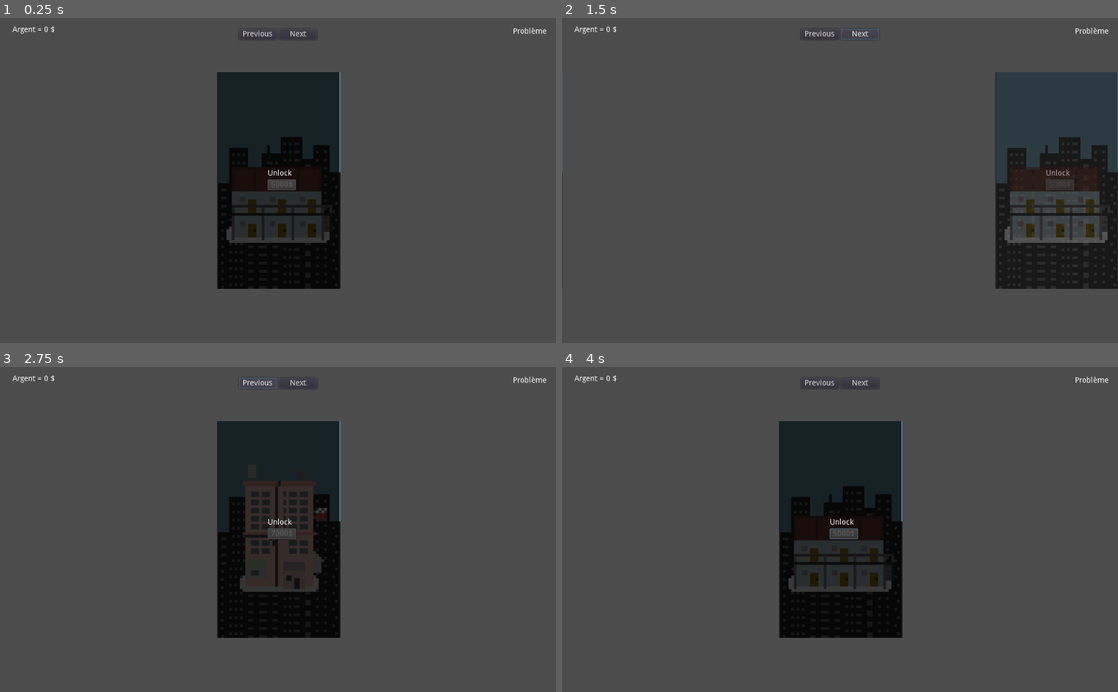
Above: before the commit, frames 1-4 (two rows, left to right).
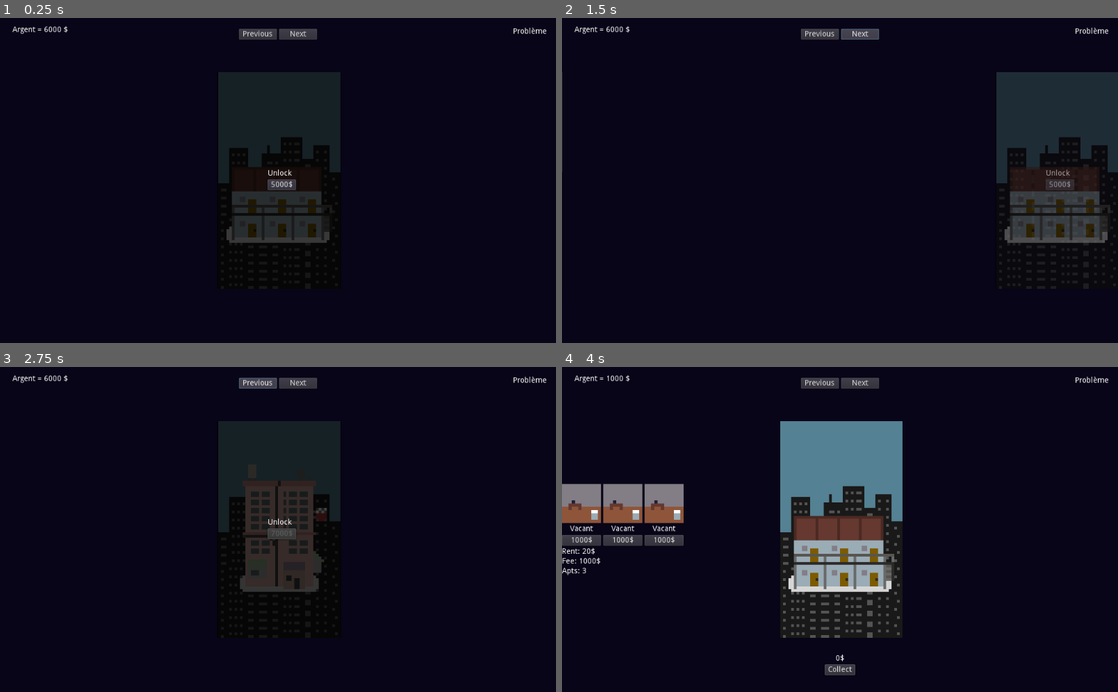
Above: after the commit, the same moments.

Repository: Nellousan/JAM-FEB-2022
Game: Godot game, scene res://scenes/main/main.tscn
Two runs of this game, one before a commit and one after it. Both use one fixed random seed, a clock stepped at 60 frames per second and the inputs below.
Inputs (mouse positions are in pixels of both pictures, inside the frame that each line leads up to):
- Up to frame 1 (0.25 s): no input
- Up to frame 2 (1.5 s): click "Next" at 0.5 s; click "Next" at 1.25 s
- Up to frame 3 (2.75 s): click "Previous" at 2 s
- Up to frame 4 (4 s): tap Enter at 2.75 s; click (845, 532) at 3.5 s, where only the run after the commit has a clickable "5000$"

The runs differ from the first frame. In frame 1, 85% of the frame differs, in the area x 0-100%, y 0-100%; in frame 2, 85%; in frame 3, 85%; in frame 4, 94%.

Commit message:
feat(appart): lolz

Diff:
--- a/scenes/appart/Tenant.gd
+++ b/scenes/appart/Tenant.gd
@@ -2,13 +2,12 @@
 
 var is_vacant = true
 
-onready var appart = get_parent().get_parent().get_parent()
+onready var appart = get_parent().get_parent().get_parent().get_parent()
 
 func _ready():
-	var interior = load("res://scenes/appart/sprites/interior01.png")
-	$Background.texture = interior
+	$Background.texture = appart.interior_texture
 	$Label.text = "Vacant"
-	$Button.set_price(appart.appart_rent * 3)
+	$Button.set_price(appart.buy_price / 5)
 # warning-ignore:return_value_discarded
 	$Button.connect("pressed", self, "find_tenant")
 
@@ -20,11 +19,12 @@
 	$Label.text = "Searching"
 	$Button.text = "..."
 	$Button.disabled = true
-	get_node("/root/main").earn_money(-appart.appart_rent * 3)
+	get_node("/root/main").earn_money(-appart.buy_price / 5)
 	$Button.disconnect("pressed", self, "find_tenant")
 
 func tenant_found():
-	var tenant = load("res://scenes/appart/sprites/tenant01.png")
+
+	var tenant = load("res://scenes/appart/sprites/tenant0" + String(randi() % 2 + 1) + ".png")
 	$Background/TenantTexture.texture = tenant
 	$Label.text = "Occupied"
 	$Button.text = "Expel"
--- a/scenes/appart/appart.gd
+++ b/scenes/appart/appart.gd
@@ -17,27 +17,33 @@
 var money_to_harvest = 0
 var owned = false
 
+var interior_texture
+
 func _ready():
 # warning-ignore:return_value_discarded
 	$Center/CenterContainer/VBoxContainer/Button.connect("pressed", self, "harvest_money")
 
-func init_appart(_buy_price, _appart_count, _appart_rent, _tenant_find_ticks, foreground_image_path):
+func init_appart(_buy_price, _appart_count, _appart_rent, _tenant_find_ticks, foreground_image_path, interior_image_path):
 	buy_price = _buy_price
 	appart_count = _appart_count
 	appart_rent = _appart_rent
 	tenant_find_ticks = _tenant_find_ticks
 	var foreground_image = load(foreground_image_path)
 	foreground.texture = foreground_image
+	interior_texture = load(interior_image_path)
 	var tenant_scene = load("res://scenes/appart/Tenant.tscn")
 # warning-ignore:unused_variable
 	for i in range(appart_count):
 		var new_tenant = tenant_scene.instance()
-		$LeftPanel/HBoxContainer.add_child(new_tenant)
+		$LeftPanel/VBoxContainer/HBoxContainer.add_child(new_tenant)
 		tenants.append(new_tenant)
 	get_node("../../Timer").connect("timeout", self, "timer_ticks")
 	var buy_button = $Center/BuyInterface/VBoxContainer/Button
 	buy_button.set_price(buy_price)
 	buy_button.connect("pressed", self, "buy_appart")
+	$LeftPanel/VBoxContainer/VBoxContainer/Income.text = "Rent: " + String(appart_rent) + "$"
+	$LeftPanel/VBoxContainer/VBoxContainer/Fee.text = "Fee: " + String(buy_price / 5) + "$"
+	$LeftPanel/VBoxContainer/VBoxContainer/Apartments.text = "Apts: " + String(appart_count)
 
 func show_panels():
 	left_panel.show()
@@ -62,3 +68,6 @@
 	$LeftPanel.visible = true
 	$RightPanel.visible = true
 	get_node("/root/main").gold -= buy_price
+
+func add_manager():
+	pass
--- a/scenes/appart/appart.tscn
+++ b/scenes/appart/appart.tscn
@@ -105,8 +105,12 @@
 anchor_right = 1.0
 anchor_bottom = 1.0
 margin_top = 100.0
+margin_right = 3.0
 margin_bottom = -100.0
 color = Color( 0, 0, 0, 0.737255 )
+__meta__ = {
+"_edit_use_anchors_": false
+}
 
 [node name="VBoxContainer" type="VBoxContainer" parent="Center/BuyInterface"]
 anchor_left = 0.5
@@ -138,13 +142,33 @@
 anchor_bottom = 0.5
 margin_top = -200.0
 margin_bottom = 200.0
-
-[node name="HBoxContainer" type="HBoxContainer" parent="LeftPanel"]
-margin_top = 200.0
-margin_bottom = 200.0
 __meta__ = {
 "_edit_use_anchors_": false
 }
+
+[node name="VBoxContainer" type="VBoxContainer" parent="LeftPanel"]
+margin_top = 173.0
+margin_bottom = 227.0
+
+[node name="HBoxContainer" type="HBoxContainer" parent="LeftPanel/VBoxContainer"]
+__meta__ = {
+"_edit_use_anchors_": false
+}
+
+[node name="VBoxContainer" type="VBoxContainer" parent="LeftPanel/VBoxContainer"]
+margin_top = 4.0
+margin_bottom = 54.0
+
+[node name="Income" type="Label" parent="LeftPanel/VBoxContainer/VBoxContainer"]
+margin_bottom = 14.0
+
+[node name="Fee" type="Label" parent="LeftPanel/VBoxContainer/VBoxContainer"]
+margin_top = 18.0
+margin_bottom = 32.0
+
+[node name="Apartments" type="Label" parent="LeftPanel/VBoxContainer/VBoxContainer"]
+margin_top = 36.0
+margin_bottom = 50.0
 
 [node name="RightPanel" type="CenterContainer" parent="."]
 visible = false
@@ -158,6 +182,6 @@
 "_edit_use_anchors_": false
 }
 
-[node name="HBoxContainer" type="HBoxContainer" parent="RightPanel"]
+[node name="VBoxContainer" type="VBoxContainer" parent="RightPanel"]
 margin_top = 200.0
 margin_bottom = 200.0
--- a/scenes/main/main.gd
+++ b/scenes/main/main.gd
@@ -1,6 +1,6 @@
 extends Control
 
-var gold = 0
+var gold = 6000
 onready var gold_label = $Gold
 onready var timer = $Timer
 
@@ -12,13 +12,13 @@
 
 	var appart = appart_scene.instance()
 	$Apparts.add_child(appart)
-	appart.init_appart(5000, 3, 20, 5, "res://scenes/appart/sprites/appart02.png")
+	appart.init_appart(5000, 3, 20, 5, "res://scenes/appart/sprites/appart02.png", "res://scenes/appart/sprites/interior02.png")
 	appart_list.append(appart)
 
 	appart = appart_scene.instance()
 	$Apparts.add_child(appart)
 	appart.rect_position = Vector2(-5000, 0)
-	appart.init_appart(7000, 4, 50, 10, "res://scenes/appart/sprites/appart01.png")
+	appart.init_appart(7000, 4, 50, 10, "res://scenes/appart/sprites/appart01.png", "res://scenes/appart/sprites/interior01.png")
 	appart_list.append(appart)
 
 	timer.start(1)
--- a/scenes/main/main.tscn
+++ b/scenes/main/main.tscn
@@ -7,6 +7,14 @@
 anchor_right = 1.0
 anchor_bottom = 1.0
 script = ExtResource( 1 )
+__meta__ = {
+"_edit_use_anchors_": false
+}
+
+[node name="ColorRect" type="ColorRect" parent="."]
+anchor_right = 1.0
+anchor_bottom = 1.0
+color = Color( 0.0392157, 0.0235294, 0.0980392, 1 )
 __meta__ = {
 "_edit_use_anchors_": false
 }
Not shown, added: scenes/appart/sprites/interior02.png.import
Not shown, added: scenes/appart/sprites/tenant02.png.import
